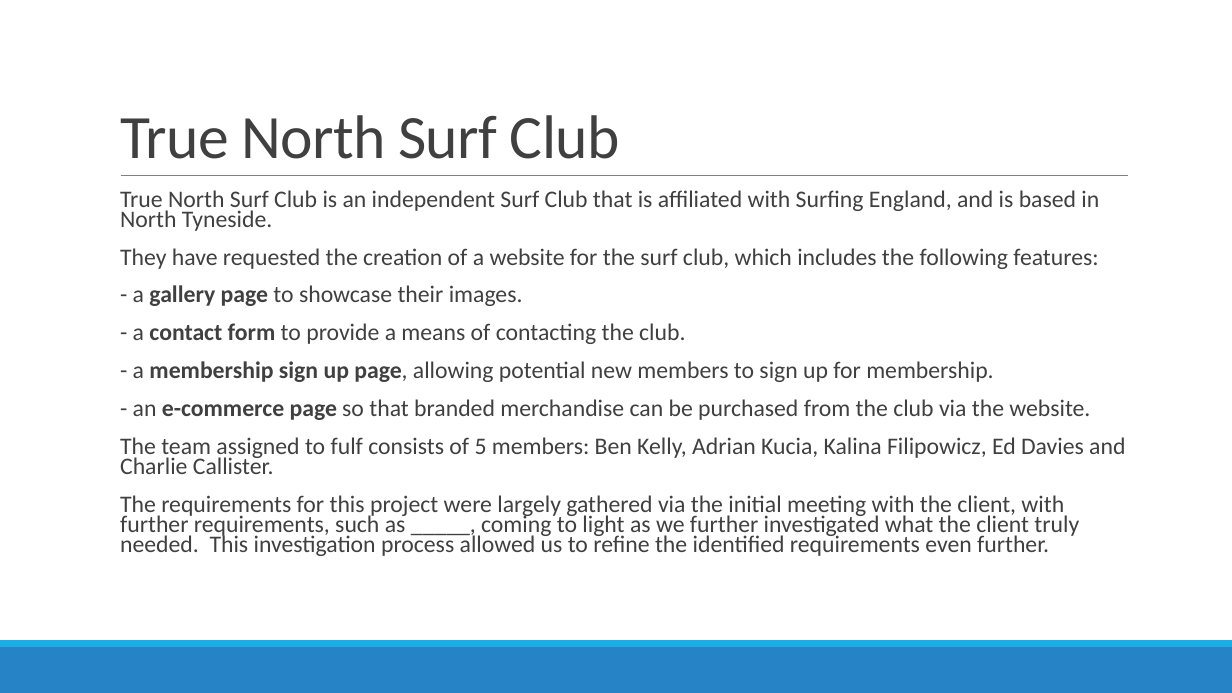
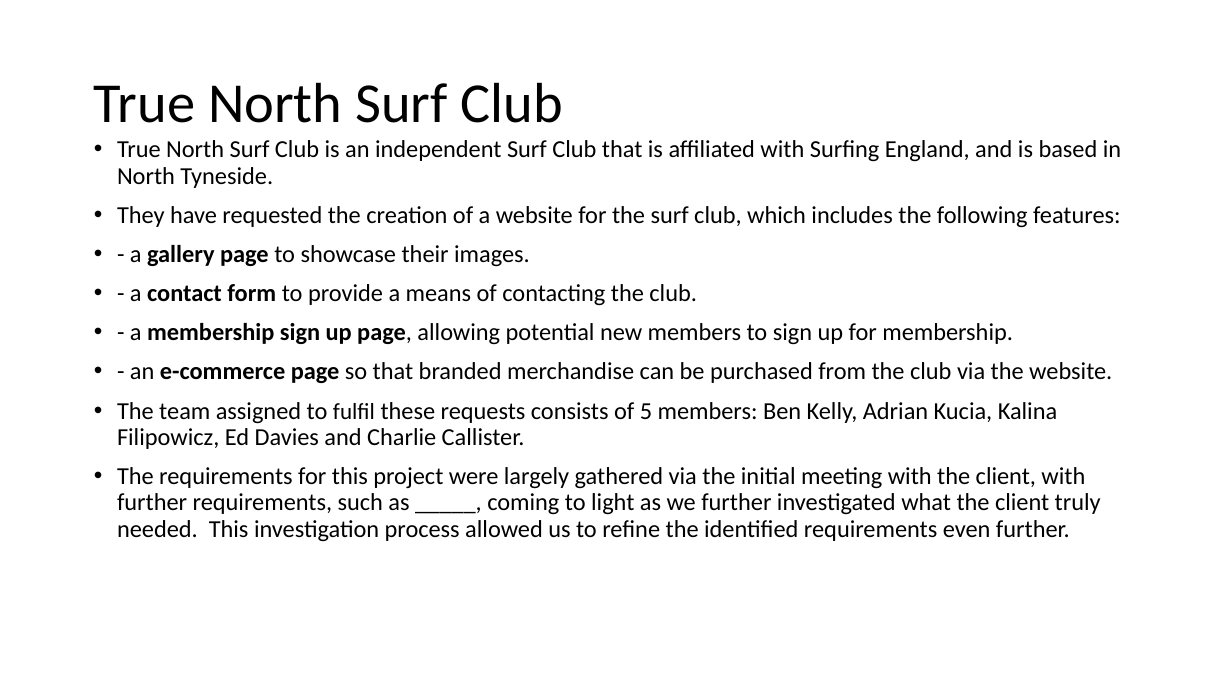
Before and after one commit to benkelly2/KV6002, a slide deck: slide 2 of KV6002_21 TOR Presentation.pptx. Drawn at 1232x693 pixels with LibreOffice and Linux fonts; fonts in the diff are those of the drawing. Boxes give left, top, right and bottom in pixels: in the first picture for what was removed or moved away, otherwise in the second. Text is boxed around its words. In the diff, an @@ line names an element or a change of style, - is before the commit and + after.

```diff
--- a/KV6002_21 TOR Presentation.pptx
+++ b/KV6002_21 TOR Presentation.pptx
@@ title "True North Surf Club": place and size @@
-title "True North Surf Club" at box(120, 115, 620, 159)
+title "True North Surf Club" at box(94, 82, 562, 123)
@@ title "True North Surf Club" at box(94, 82, 562, 123): size 48 to 44 pt, text colour #404040 to #000000, letter spacing -0.5 to 0 pt; line spacing 0.85 to 0.9; vertical alignment bottom to middle @@
@@ text "True North Surf Club is ...": place and size @@
-text "True North Surf Club is ..." at box(120, 190, 1125, 556)
+text "True North Surf Club is ..." at box(117, 140, 1121, 542)
@@ text at box(117, 140, 1121, 542): size 18.5 to 19 pt, text colour #404040 to #000000 in "True North Surf Club is an independent ...", "They have requested the creation of a ...", "- a gallery page to showcase their ...", "- a contact form to provide a ..." and 3 more places; bullet   to •; line spacing 0.7 to 0.9; less space between paragraphs @@
@@ line removed from (121, 176) to (1128, 176) @@
@@ text at box(117, 402, 1057, 449): text changed; size 18.5 to 19 pt; text colour #404040 to #000000 @@
-  The team assigned to fulf consists of 5 members: Ben Kelly, Adrian Kucia, Kalina Filipowicz, Ed Davies and Charlie Callister.
+• The team assigned to fulfil these requests consists of 5 members: Ben Kelly, Adrian Kucia, Kalina Filipowicz, Ed Davies and Charlie Callister.
@@ rectangle removed at box(0, 647, 1232, 693) @@
@@ rectangle removed at box(0, 640, 1232, 647) @@
```
Also in this commit, not shown: 15 other slides changed.
